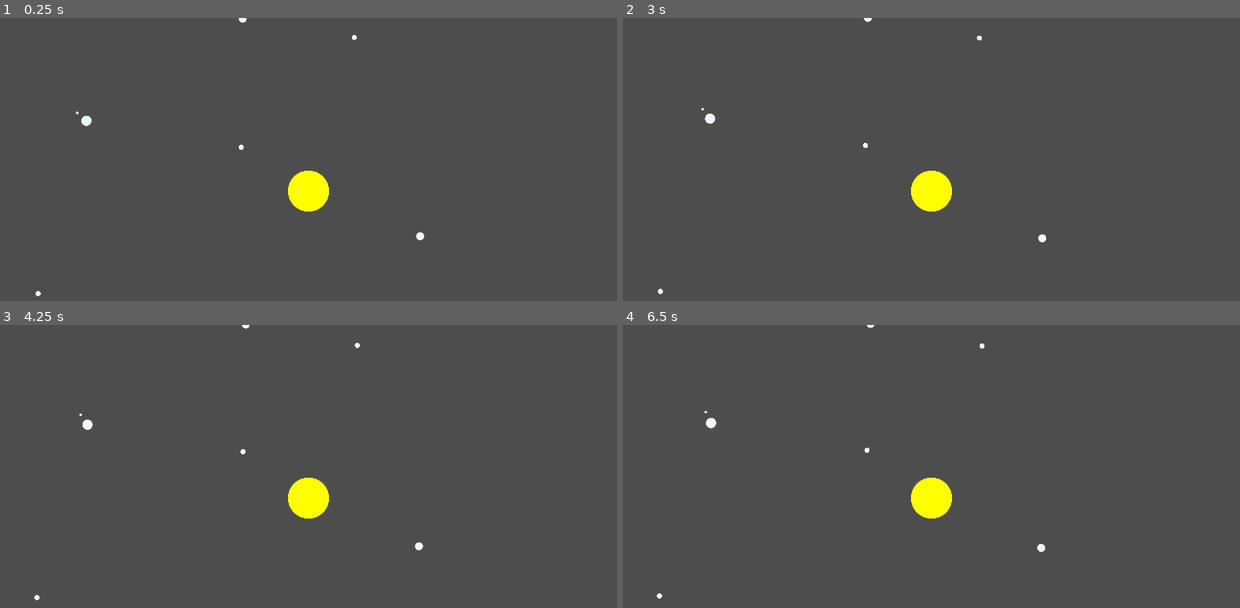
Above: before the commit, frames 1-4 (two rows, left to right).
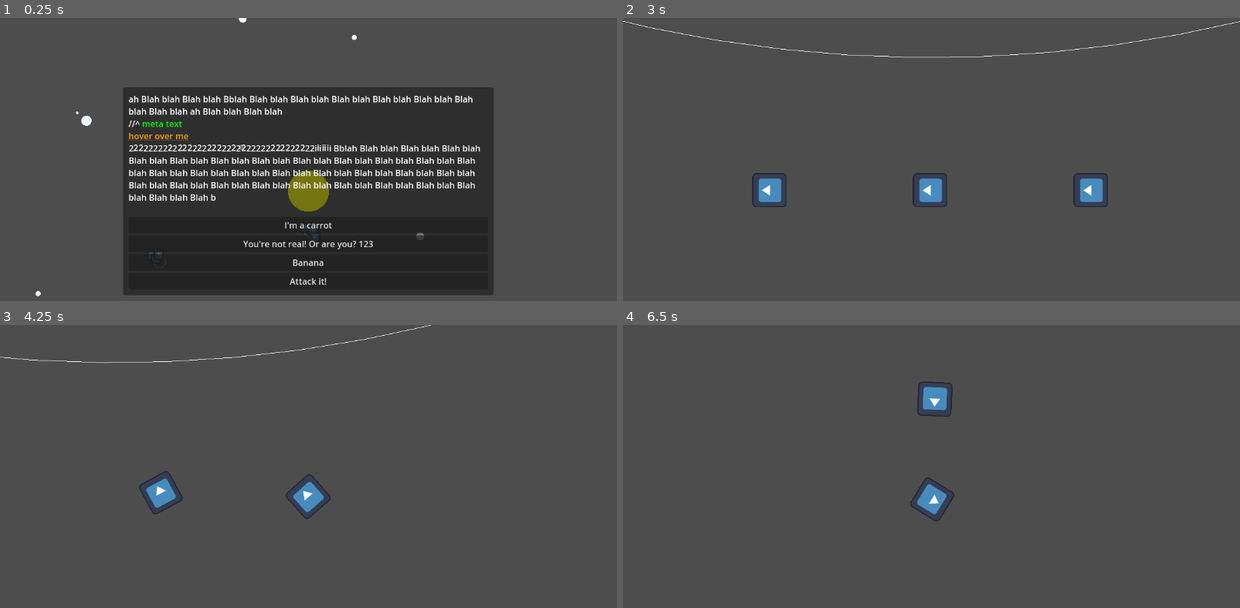
Above: after the commit, the same moments.

Repository: indubitablement2/eos
Game: Godot game, scene res://base/metascape.tscn
Same seed, same stepped clock (60 frames per second), same inputs: the game is played once before the commit and once after it. This scene is started directly instead of the project's main scene. The engine's default icon, where the game draws it, is replaced by a stand-in: a white triangle on a blue panel in a dark square.
Inputs (mouse positions are in pixels of both pictures, inside the frame that each line leads up to):
- Up to frame 1 (0.25 s): no input
- Up to frame 2 (3 s): click (931, 224) at 0.5 s, where only the run after the commit has a clickable "I'm a carrot"; click (931, 244) at 1.25 s, where only the run after the commit has a clickable "You're not real! Or are you? …"; click (931, 261) at 2 s, where only the run after the commit has a clickable "Banana"; click (931, 281) at 2.75 s, where only the run after the commit has a clickable "Attack it!"
- Up to frame 3 (4.25 s): tap Enter at 3.5 s; move the mouse to (444, 480) at 3.52 s; hold D (right) from 3.53 s (still down); tap C (control_ship) at 3.6 s
- Up to frame 4 (6.5 s): move the mouse to (808, 514) at 4.27 s; release D (right) at 4.28 s; hold S (backward) 4.28-5.03 s; tap Z (unlock_aim) at 4.35, 5.85 s; move the mouse to (993, 421) at 5.02 s; hold D (right) 5.03-5.78 s; tap C (control_ship) at 5.1 s; move the mouse to (900, 568) at 5.77 s; hold W (forward) from 5.78 s (still down)

The runs differ from the first frame. In frame 1, 42% of the frame differs, in the area x 20-80%, y 24-98%; in frame 2, 2.1%; in frame 3, 1.6%; in frame 4, 1.4%.
Error before the commit: Invalid call. Nonexistent function 'verify' in base 'Nil'. (res://core/global.gd:21)
Error after the commit: Invalid access to property or key '@Node@12:<Node#40365983008>' on a base object of type 'Array[BattlescapeTeam]'. (res://core/entity/ship_ai.gd:58)

Commit message:
events

Diff:
--- /dev/null
+++ b/_playground/pause_tree/pause_tree.tscn
@@ -0,0 +1,25 @@
+[gd_scene load_steps=2 format=3 uid="uid://c7pn41p6ncg70"]
+
+[sub_resource type="GDScript" id="GDScript_cmtyv"]
+script/source = "extends Node2D
+
+
+func _ready() -> void:
+	prints(name, \"_ready\")
+
+func _physics_process(_delta: float) -> void:
+	if name == \"1\":
+		get_tree().paused = true
+	prints(name, \"_physics_process\")
+"
+
+[node name="PauseTree" type="Node2D"]
+
+[node name="0" type="Node2D" parent="."]
+script = SubResource("GDScript_cmtyv")
+
+[node name="1" type="Node2D" parent="."]
+script = SubResource("GDScript_cmtyv")
+
+[node name="2" type="Node2D" parent="."]
+script = SubResource("GDScript_cmtyv")
--- a/base/metascape.tscn
+++ b/base/metascape.tscn
@@ -1,8 +1,7 @@
-[gd_scene load_steps=4 format=3 uid="uid://bt2iiwao62anh"]
+[gd_scene load_steps=3 format=3 uid="uid://bt2iiwao62anh"]
 
 [ext_resource type="Script" path="res://core/metascape/metascape.gd" id="1_ljdkx"]
 [ext_resource type="Script" path="res://core/metascape/metascape_body.gd" id="2_ys0gv"]
-[ext_resource type="Script" path="res://core/metascape/metascape_fleet.gd" id="3_a7det"]
 
 [node name="Metascape" type="Node2D"]
 script = ExtResource("1_ljdkx")
@@ -52,6 +51,3 @@
 distance = 3600.0
 period = 360.0
 radius = 32.0
-
-[node name="MetascapeFleet" type="Node2D" parent="."]
-script = ExtResource("3_a7det")
--- a/base/ship_data/TEST.tres
+++ b/base/ship_data/TEST.tres
@@ -7,4 +7,4 @@
 script = ExtResource("2_3k2sn")
 display_name = "aaa"
 description = "123123"
-scene = ExtResource("1_h4op8")
+entity_scene = ExtResource("1_h4op8")
--- a/core/battlescape/battlescape.gd
+++ b/core/battlescape/battlescape.gd
@@ -6,9 +6,10 @@
 ## Call finish to emit this.
 signal finished
 
-@export var battle_radius := 10000.0
+@export var battle_radius := 5000.0
 
 var player_team: BattlescapeTeam
+## In any order
 var teams: Array[BattlescapeTeam] = []
 var time := 0.0
 
@@ -56,8 +57,8 @@
 	add_child(BattlescapePlayer.new())
 
 func _exit_tree() -> void:
-	Battlescape.set_time_scale(1.0)
-	node = null
+	if node == self:
+		node = null
 
 func _physics_process(delta: float) -> void:
 	time += delta
--- a/core/battlescape/battlescape_player.gd
+++ b/core/battlescape/battlescape_player.gd
@@ -1,6 +1,7 @@
 extends Camera2D
 class_name BattlescapePlayer
 
+var control_first_ship := true
 static var unlock_aim := false
 static var hold_time := 0.2
 
@@ -36,6 +37,13 @@
 				_try_control_ship()
 
 func _physics_process(_delta: float) -> void:
+	if control_first_ship && !entity:
+		for spawned_entity: Entity in Battlescape.node.teams[0].spawned.values():
+			if !spawned_entity:
+				continue
+			set_entity(spawned_entity)
+			break
+
 	if !entity:
 		return
 
--- a/core/battlescape/battlescape_team.gd
+++ b/core/battlescape/battlescape_team.gd
@@ -62,6 +62,12 @@
 		_offset_perpendicular = 0.0
 		_offset_parallel = 0.0
 
+	if auto_entry:
+		for i in ships.size():
+			if !spawned.has(i):
+				spawn_ship(i)
+				break
+
 func spawn_ship(ship_save_idx: int) -> Entity:
 	var ship_save := ships[ship_save_idx]
 
@@ -71,7 +77,7 @@
 
 	spawned[ship_save_idx] = entity
 
-	entity.team = team
+	entity.team = self
 	entity.is_ally = is_ally
 
 	entity.rotation = entry_dir
--- a/core/entity/entity.gd
+++ b/core/entity/entity.gd
@@ -117,12 +117,12 @@
 	target = null
 
 ## Will set collision layer and mask.
-var team := 0:
+var team: BattlescapeTeam = null:
 	set = set_team
-func set_team(value: int) -> void:
+func set_team(value: BattlescapeTeam) -> void:
 	team = value
-	collision_layer <<= team * Battlescape.COLLISION_TEAM_BIT_SIZE
-	collision_mask = Battlescape.make_collision_mask(team, collision_mask)
+	collision_layer <<= team.team * Battlescape.COLLISION_TEAM_BIT_SIZE
+	collision_mask = Battlescape.make_collision_mask(team.team, collision_mask)
 var is_ally := false
 
 func _init() -> void:
@@ -130,6 +130,7 @@
 	custom_integrator = true
 	max_contacts_reported = 8
 	contact_monitor = true
+	center_of_mass_mode = RigidBody2D.CENTER_OF_MASS_MODE_CUSTOM
 	if entity_type == EntityType.SHIP:
 		var ai := ShipAI.new()
 		ai.name = "ShipAI"
--- a/core/entity/ship_ai.gd
+++ b/core/entity/ship_ai.gd
@@ -9,7 +9,7 @@
 	EXIT,
 	FLEE,
 }
-var state := ShipAiState.FIGHT
+var state := ShipAiState.ENTRY
 
 @onready var entity: Entity = get_parent()
 
@@ -35,6 +35,7 @@
 func _init() -> void:
 	process_priority = -1
 
+
 func _ready() -> void:
 	if entity.position.length() > Battlescape.node.battle_radius:
 		state = ShipAiState.ENTRY
@@ -46,14 +47,17 @@
 		Battlescape.set_time_scale(Battlescape.get_time_scale() / entity.time_scale)
 		entity.time_scale = 1.0
 
-	#var target := Vector2.ZERO
+
+	var target_position := entity.position
 
 	match state:
 		ShipAiState.ENTRY:
-			if entity.position.length_squared() < Battlescape.node.radius * Battlescape.node.radius:
+			if entity.position.length() < Battlescape.node.battle_radius:
 				state = ShipAiState.FIGHT
 			else:
-				pass
+				Battlescape.node.teams[entity.team]
+				entity.wish_linear_velocity_position(Vector2.ZERO)
+				entity.wish_angular_velocity_aim_smooth(Vector2.ZERO)
 		ShipAiState.EXIT:
 			pass
 		_:
--- a/core/global.gd
+++ b/core/global.gd
@@ -17,9 +17,9 @@
 			continue
 
 		for path in DirAccess.get_files_at(dir + "/ship_data"):
-			var ship_data := load(path) as ShipData
-			ship_data.verify()
-			ships[ship_data.scene.resource_path] = ship_data
+			var ship_data := load(dir + "/ship_data/" + path) as ShipData
+			ship_data._verify()
+			ships[ship_data.entity_scene.resource_path] = ship_data
 
 
 static func predict_position(
--- /dev/null
+++ b/core/metascape/event.tscn
@@ -0,0 +1,307 @@
+[gd_scene load_steps=2 format=3 uid="uid://ca2dqml4it87m"]
+
+[ext_resource type="Texture2D" uid="uid://dlinek54dbn17" path="res://icon.svg" id="1_36leq"]
+
+[node name="Event" type="PanelContainer"]
+process_mode = 3
+anchors_preset = -1
+anchor_left = 0.2
+anchor_top = 0.2
+anchor_right = 0.8
+anchor_bottom = 0.8
+grow_horizontal = 2
+grow_vertical = 0
+
+[node name="MarginContainer" type="MarginContainer" parent="."]
+layout_mode = 2
+theme_override_constants/margin_left = 10
+theme_override_constants/margin_top = 10
+theme_override_constants/margin_right = 10
+theme_override_constants/margin_bottom = 10
+
+[node name="HBoxContainer" type="HBoxContainer" parent="MarginContainer"]
+layout_mode = 2
+
+[node name="VBoxContainer" type="VBoxContainer" parent="MarginContainer/HBoxContainer"]
+layout_mode = 2
+size_flags_horizontal = 3
+
+[node name="Text" type="RichTextLabel" parent="MarginContainer/HBoxContainer/VBoxContainer"]
+unique_name_in_owner = true
+layout_mode = 2
+size_flags_horizontal = 3
+size_flags_vertical = 3
+bbcode_enabled = true
+text = "ah Blah blah Blah blah Bblah Blah blah Blah blah Blah blah Blah blah Blah blah Blah blah Blah blah ah Blah blah Blah blah
+//^ [color=green][url]meta text[/url][/color]
+[color=orange][hint=i'm a hint]hover over me[/hint][/color]
+[shake rate=20.0 level=5 connected=1]22222222222222222222222222222222222222iiiiiii[/shake] Bblah Blah blah Blah blah Blah blah Blah blah Blah blah Blah blah Blah blah Blah blah Blah blah Blah blah Blah blah Blah blah Blah blah Blah blah Blah blah Blah blah Blah blah Blah blah Blah blah Blah blah Blah blah Blah blah Blah blah Blah blah Blah blah Blah blah Blah blah Blah blah Blah blah Blah blah Blah b"
+fit_content = true
+scroll_active = false
+meta_underlined = false
+
+[node name="BG" type="TextureRect" parent="MarginContainer/HBoxContainer/VBoxContainer/Text"]
+modulate = Color(1, 1, 1, 0.27451)
+show_behind_parent = true
+layout_mode = 1
+anchors_preset = 15
+anchor_right = 1.0
+anchor_bottom = 1.0
+grow_horizontal = 2
+grow_vertical = 2
+stretch_mode = 6
+
+[node name="Choices" type="VBoxContainer" parent="MarginContainer/HBoxContainer/VBoxContainer"]
+unique_name_in_owner = true
+layout_mode = 2
+
+[node name="Button" type="Button" parent="MarginContainer/HBoxContainer/VBoxContainer/Choices"]
+layout_mode = 2
+text = "I'm a carrot"
+
+[node name="Button2" type="Button" parent="MarginContainer/HBoxContainer/VBoxContainer/Choices"]
+layout_mode = 2
+focus_mode = 0
+text = "You're not real! Or are you? 123"
+
+[node name="Button3" type="Button" parent="MarginContainer/HBoxContainer/VBoxContainer/Choices"]
+layout_mode = 2
+focus_mode = 0
+text = "Banana"
+
+[node name="ScrollContainer" type="ScrollContainer" parent="MarginContainer/HBoxContainer"]
+visible = false
+layout_mode = 2
+size_flags_horizontal = 3
+size_flags_stretch_ratio = 0.56
+horizontal_scroll_mode = 0
+
+[node name="GridContainer" type="GridContainer" parent="MarginContainer/HBoxContainer/ScrollContainer"]
+layout_mode = 2
+size_flags_horizontal = 3
+size_flags_stretch_ratio = 0.56
+columns = 4
+
+[node name="TextureRect" type="TextureRect" parent="MarginContainer/HBoxContainer/ScrollContainer/GridContainer"]
+layout_mode = 2
+size_flags_horizontal = 3
+texture = ExtResource("1_36leq")
+expand_mode = 4
+stretch_mode = 5
+
+[node name="TextureRect2" type="TextureRect" parent="MarginContainer/HBoxContainer/ScrollContainer/GridContainer"]
+layout_mode = 2
+size_flags_horizontal = 3
+texture = ExtResource("1_36leq")
+expand_mode = 4
+stretch_mode = 5
+
+[node name="TextureRect3" type="TextureRect" parent="MarginContainer/HBoxContainer/ScrollContainer/GridContainer"]
+layout_mode = 2
+size_flags_horizontal = 3
+texture = ExtResource("1_36leq")
+expand_mode = 4
+stretch_mode = 5
+
+[node name="TextureRect4" type="TextureRect" parent="MarginContainer/HBoxContainer/ScrollContainer/GridContainer"]
+layout_mode = 2
+size_flags_horizontal = 3
+texture = ExtResource("1_36leq")
+expand_mode = 4
+stretch_mode = 5
+
+[node name="TextureRect5" type="TextureRect" parent="MarginContainer/HBoxContainer/ScrollContainer/GridContainer"]
+layout_mode = 2
+size_flags_horizontal = 3
+texture = ExtResource("1_36leq")
+expand_mode = 4
+stretch_mode = 5
+
+[node name="TextureRect6" type="TextureRect" parent="MarginContainer/HBoxContainer/ScrollContainer/GridContainer"]
+layout_mode = 2
+size_flags_horizontal = 3
+texture = ExtResource("1_36leq")
+expand_mode = 4
+stretch_mode = 5
+
+[node name="TextureRect7" type="TextureRect" parent="MarginContainer/HBoxContainer/ScrollContainer/GridContainer"]
+layout_mode = 2
+size_flags_horizontal = 3
+texture = ExtResource("1_36leq")
+expand_mode = 4
+stretch_mode = 5
+
+[node name="TextureRect8" type="TextureRect" parent="MarginContainer/HBoxContainer/ScrollContainer/GridContainer"]
+layout_mode = 2
+size_flags_horizontal = 3
+texture = ExtResource("1_36leq")
+expand_mode = 4
+stretch_mode = 5
+
+[node name="TextureRect9" type="TextureRect" parent="MarginContainer/HBoxContainer/ScrollContainer/GridContainer"]
+layout_mode = 2
+size_flags_horizontal = 3
+texture = ExtResource("1_36leq")
+expand_mode = 4
+stretch_mode = 5
+
+[node name="TextureRect10" type="TextureRect" parent="MarginContainer/HBoxContainer/ScrollContainer/GridContainer"]
+layout_mode = 2
+size_flags_horizontal = 3
+texture = ExtResource("1_36leq")
+expand_mode = 4
+stretch_mode = 5
+
+[node name="TextureRect11" type="TextureRect" parent="MarginContainer/HBoxContainer/ScrollContainer/GridContainer"]
+layout_mode = 2
+size_flags_horizontal = 3
+texture = ExtResource("1_36leq")
+expand_mode = 4
+stretch_mode = 5
+
+[node name="TextureRect12" type="TextureRect" parent="MarginContainer/HBoxContainer/ScrollContainer/GridContainer"]
+layout_mode = 2
+size_flags_horizontal = 3
+texture = ExtResource("1_36leq")
+expand_mode = 4
+stretch_mode = 5
+
+[node name="TextureRect13" type="TextureRect" parent="MarginContainer/HBoxContainer/ScrollContainer/GridContainer"]
+layout_mode = 2
+size_flags_horizontal = 3
+texture = ExtResource("1_36leq")
+expand_mode = 4
+stretch_mode = 5
+
+[node name="TextureRect14" type="TextureRect" parent="MarginContainer/HBoxContainer/ScrollContainer/GridContainer"]
+layout_mode = 2
+size_flags_horizontal = 3
+texture = ExtResource("1_36leq")
+expand_mode = 4
+stretch_mode = 5
+
+[node name="TextureRect15" type="TextureRect" parent="MarginContainer/HBoxContainer/ScrollContainer/GridContainer"]
+layout_mode = 2
+size_flags_horizontal = 3
+texture = ExtResource("1_36leq")
+expand_mode = 4
+stretch_mode = 5
+
+[node name="TextureRect16" type="TextureRect" parent="MarginContainer/HBoxContainer/ScrollContainer/GridContainer"]
+layout_mode = 2
+size_flags_horizontal = 3
+texture = ExtResource("1_36leq")
+expand_mode = 4
+stretch_mode = 5
+
+[node name="TextureRect17" type="TextureRect" parent="MarginContainer/HBoxContainer/ScrollContainer/GridContainer"]
+layout_mode = 2
+size_flags_horizontal = 3
+texture = ExtResource("1_36leq")
+expand_mode = 4
+stretch_mode = 5
+
+[node name="TextureRect18" type="TextureRect" parent="MarginContainer/HBoxContainer/ScrollContainer/GridContainer"]
+layout_mode = 2
+size_flags_horizontal = 3
+texture = ExtResource("1_36leq")
+expand_mode = 4
+stretch_mode = 5
+
+[node name="TextureRect19" type="TextureRect" parent="MarginContainer/HBoxContainer/ScrollContainer/GridContainer"]
+layout_mode = 2
+size_flags_horizontal = 3
+texture = ExtResource("1_36leq")
+expand_mode = 4
+stretch_mode = 5
+
+[node name="TextureRect20" type="TextureRect" parent="MarginContainer/HBoxContainer/ScrollContainer/GridContainer"]
+layout_mode = 2
+size_flags_horizontal = 3
+texture = ExtResource("1_36leq")
+expand_mode = 4
+stretch_mode = 5
+
+[node name="TextureRect21" type="TextureRect" parent="MarginContainer/HBoxContainer/ScrollContainer/GridContainer"]
+layout_mode = 2
+size_flags_horizontal = 3
+texture = ExtResource("1_36leq")
+expand_mode = 4
+stretch_mode = 5
+
+[node name="TextureRect22" type="TextureRect" parent="MarginContainer/HBoxContainer/ScrollContainer/GridContainer"]
+layout_mode = 2
+size_flags_horizontal = 3
+texture = ExtResource("1_36leq")
+expand_mode = 4
+stretch_mode = 5
+
+[node name="TextureRect23" type="TextureRect" parent="MarginContainer/HBoxContainer/ScrollContainer/GridContainer"]
+layout_mode = 2
+size_flags_horizontal = 3
+texture = ExtResource("1_36leq")
+expand_mode = 4
+stretch_mode = 5
+
+[node name="TextureRect24" type="TextureRect" parent="MarginContainer/HBoxContainer/ScrollContainer/GridContainer"]
+layout_mode = 2
+size_flags_horizontal = 3
+texture = ExtResource("1_36leq")
+expand_mode = 4
+stretch_mode = 5
+
+[node name="TextureRect25" type="TextureRect" parent="MarginContainer/HBoxContainer/ScrollContainer/GridContainer"]
+layout_mode = 2
+size_flags_horizontal = 3
+texture = ExtResource("1_36leq")
+expand_mode = 4
+stretch_mode = 5
+
+[node name="TextureRect26" type="TextureRect" parent="MarginContainer/HBoxContainer/ScrollContainer/GridContainer"]
+layout_mode = 2
+size_flags_horizontal = 3
+texture = ExtResource("1_36leq")
+expand_mode = 4
+stretch_mode = 5
+
+[node name="TextureRect27" type="TextureRect" parent="MarginContainer/HBoxContainer/ScrollContainer/GridContainer"]
+layout_mode = 2
+size_flags_horizontal = 3
+texture = ExtResource("1_36leq")
+expand_mode = 4
+stretch_mode = 5
+
+[node name="TextureRect28" type="TextureRect" parent="MarginContainer/HBoxContainer/ScrollContainer/GridContainer"]
+layout_mode = 2
+size_flags_horizontal = 3
+texture = ExtResource("1_36leq")
+expand_mode = 4
+stretch_mode = 5
+
+[node name="TextureRect29" type="TextureRect" parent="MarginContainer/HBoxContainer/ScrollContainer/GridContainer"]
+layout_mode = 2
+size_flags_horizontal = 3
+texture = ExtResource("1_36leq")
+expand_mode = 4
+stretch_mode = 5
+
+[node name="TextureRect30" type="TextureRect" parent="MarginContainer/HBoxContainer/ScrollContainer/GridContainer"]
+layout_mode = 2
+size_flags_horizontal = 3
+texture = ExtResource("1_36leq")
+expand_mode = 4
+stretch_mode = 5
+
+[node name="TextureRect31" type="TextureRect" parent="MarginContainer/HBoxContainer/ScrollContainer/GridContainer"]
+layout_mode = 2
+size_flags_horizontal = 3
+texture = ExtResource("1_36leq")
+expand_mode = 4
+stretch_mode = 5
+
+[node name="TextureRect32" type="TextureRect" parent="MarginContainer/HBoxContainer/ScrollContainer/GridContainer"]
+layout_mode = 2
+size_flags_horizontal = 3
+texture = ExtResource("1_36leq")
+expand_mode = 4
+stretch_mode = 5
--- /dev/null
+++ b/core/metascape/event_engage_fleet.tscn
@@ -0,0 +1,49 @@
+[gd_scene load_steps=3 format=3 uid="uid://2wrqpde2h2om"]
+
+[ext_resource type="PackedScene" uid="uid://ca2dqml4it87m" path="res://core/metascape/event.tscn" id="1_bmekl"]
+
+[sub_resource type="GDScript" id="GDScript_bkaks"]
+script/source = "extends PanelContainer
+
+var player_fleet: MetascapeFleet
+var other_fleet: MetascapeFleet
+
+func setup(player_fleet_path: String, other_fleet_path: String) -> void:
+	player_fleet = Metascape.node.get_node(player_fleet_path)
+	other_fleet = Metascape.node.get_node(other_fleet_path)
+
+	if !player_fleet || !other_fleet:
+		push_error(\"fleet not found\")
+		queue_free()
+
+	var attack_button := Button.new()
+	attack_button.text = \"Attack it!\"
+	attack_button.pressed.connect(_on_attack_pressed)
+	$%Choices.add_child(attack_button)
+
+func _on_attack_pressed() -> void:
+	var battlescape := Battlescape.new()
+	battlescape.finished.connect(_on_battlescape_finished)
+
+	var player_team := BattlescapeTeam.new()
+	player_team.ships = player_fleet.ships
+	player_team.team = 0
+	player_team.auto_entry = true
+	battlescape.add_child(player_team)
+
+	var other_team := BattlescapeTeam.new()
+	other_team.ships = other_fleet.ships
+	other_team.team = 1
+	other_team.auto_entry = true
+	battlescape.add_child(other_team)
+
+	Metascape.start_battlescape(battlescape)
+
+func _on_battlescape_finished() -> void:
+	player_fleet.update_ships(true)
+	other_fleet.update_ships(true)
+	queue_free()
+"
+
+[node name="EventEngageFleet" instance=ExtResource("1_bmekl")]
+script = SubResource("GDScript_bkaks")
--- a/core/metascape/metascape.gd
+++ b/core/metascape/metascape.gd
@@ -1,28 +1,85 @@
 extends Node2D
 class_name Metascape
 
-static var time: float
+static var node: Metascape
 
 @export var radius: float
 
+static var time: float
+var event_popup_canvas_layer: CanvasLayer
+
+var _event_popup_queue: Array[Array] = []
+
 
 func _ready() -> void:
+	assert(!node)
+	node = self
+
 	time = 1000.0
 
+	event_popup_canvas_layer = CanvasLayer.new()
+	event_popup_canvas_layer.name = "EventPopupCanvasLayer"
+	add_child(event_popup_canvas_layer)
+
+	add_child(load("res://core/metascape/metascape_pauser.tscn").instantiate())
+
+	var ships: Array[ShipSave] = []
+	for i in 3:
+		var ship_save := ShipSave.new()
+		ship_save.entity_scene = Global.ships.values().pick_random().entity_scene
+		ships.push_back(ship_save)
+
+	var player_fleet := MetascapeFleet.new()
+	player_fleet.ships = ships.duplicate()
+	player_fleet.position = Vector2(randf_range(-3000, 3000), randf_range(-3000, 3000))
+	player_fleet.is_player_owned = true
+	add_child(player_fleet)
+
+	var other_fleet := MetascapeFleet.new()
+	other_fleet.ships = ships.duplicate()
+	other_fleet.position = Vector2(randf_range(-3000, 3000), randf_range(-3000, 3000))
+	add_child(other_fleet)
+
+	Metascape.queue_event_popup("res://core/metascape/event_engage_fleet.tscn", {&"setup" : [player_fleet.name, other_fleet.name]})
+
 func _exit_tree() -> void:
-	Metascape.set_time_scale(1.0)
+	Engine.time_scale = 1.0
 
 func _physics_process(delta: float) -> void:
 	time += delta
+
+	if event_popup_canvas_layer.get_child_count() == 0 && !_event_popup_queue.is_empty():
+		var arr = _event_popup_queue.pop_front()
+		var event = load(arr[0]).instantiate()
+		for c in arr[1].keys():
+			event.callv(c, arr[1][c])
+		event_popup_canvas_layer.add_child(event)
 
 func _draw() -> void:
 	draw_circle(Vector2.ZERO, radius, Color.YELLOW)
 
 
-static func set_time_scale(value: float) -> void:
-	if is_equal_approx(value, 1.0):
-		value = 1.0
-	Engine.time_scale = value
+static func start_battlescape(battlescape: Battlescape) -> void:
+	if Battlescape.node:
+		push_error("Can't start Battlescape when one is already running")
+		battlescape.queue_free()
+		return
+
+	Engine.time_scale = 1.0
+	node.get_parent().add_child(battlescape)
+	Battlescape.node.finished.connect(node._on_battlescape_finished)
+	node.get_parent().remove_child(node)
+
+func _on_battlescape_finished() -> void:
+	Battlescape.node.get_parent().add_child(self)
+	Battlescape.node.queue_free()
+	Engine.time_scale = 1.0
+
+
+## calls is a dictionary where the key is a method name (StringName)
+## and its value is an array which will be used as the params for callv.
+static func queue_event_popup(scene_path: String, calls := {}) -> void:
+	node._event_popup_queue.push_back([scene_path, calls])
 
 
 static func get_current_orbit_position(period: float, distance: float) -> Vector2:
--- a/core/metascape/metascape_fleet.gd
+++ b/core/metascape/metascape_fleet.gd
@@ -56,7 +56,14 @@
 
 	position += velocity * delta
 
+func _draw() -> void:
+	draw_arc(Vector2.ZERO, 80.0, 0.0, INF, 32, Color.ALICE_BLUE)
+
 func update_ships(with_explosion := false) -> void:
+	if ships.is_empty():
+		queue_free()
+		return
+
 	var old_ships_sprite = _ships_sprite
 	_ships_sprite = {}
 
@@ -78,3 +85,5 @@
 	# TODO: Derive movement stats
 	velocity_max = 200.0
 	acceleration = 200.0
+
+	queue_redraw()
--- /dev/null
+++ b/core/metascape/metascape_pauser.tscn
@@ -0,0 +1,39 @@
+[gd_scene load_steps=2 format=3 uid="uid://cqh0sub4ak8i0"]
+
+[sub_resource type="GDScript" id="GDScript_5hwmm"]
+script/source = "extends CanvasLayer
+
+func _unhandled_key_input(event: InputEvent) -> void:
+	if event.is_action_pressed(\"pause\"):
+		if Metascape.node.event_popup_canvas_layer.get_child_count() == 0:
+			get_tree().paused = !get_tree().paused
+
+func _physics_process(_delta: float) -> void:
+	if Metascape.node.event_popup_canvas_layer.get_child_count() > 1:
+		get_tree().paused = true
+		hide()
+	elif get_tree().paused:
+		show()
+	else:
+		hide()
+"
+
+[node name="MetascapePauser" type="CanvasLayer"]
+process_mode = 3
+layer = 5
+script = SubResource("GDScript_5hwmm")
+
+[node name="Label" type="Label" parent="."]
+anchors_preset = -1
+anchor_left = 0.5
+anchor_top = 0.6
+anchor_right = 0.5
+anchor_bottom = 0.6
+offset_left = -31.0
+offset_top = -11.5
+offset_right = 31.0
+offset_bottom = 11.5
+grow_horizontal = 2
+grow_vertical = 2
+text = "PAUSED"
+horizontal_alignment = 1
--- a/core/scenario/scenario.gd
+++ /dev/null
@@ -1,12 +0,0 @@
-extends Resource
-class_name Scenario
-
-enum ScenarioDifficultyString {
-	UNKNOWN,
-	EASY,
-	NORMAL,
-	BANANA,
-}
-@export var difficulty := ScenarioDifficultyString.UNKNOWN
-
-@export var battle_scene: PackedScene
--- a/core/ship_data.gd
+++ b/core/ship_data.gd
@@ -5,13 +5,13 @@
 
 @export var display_name: String
 @export_multiline var description: String
-@export var scene: PackedScene
+@export var entity_scene: PackedScene
 ## Leaving null will take the texture from a node named Sprite2D from the entity scene.
 @export var display_sprite: Texture2D
 
 
 func _verify() -> void:
 	if !display_sprite:
-		var entity := scene.instantiate()
+		var entity := entity_scene.instantiate()
 		display_sprite = entity.get_node("Sprite2D").texture
 		entity.queue_free()
--- a/project.godot
+++ b/project.godot
@@ -51,6 +51,11 @@
 "events": [Object(InputEventKey,"resource_local_to_scene":false,"resource_name":"","device":-1,"window_id":0,"alt_pressed":false,"shift_pressed":false,"ctrl_pressed":false,"meta_pressed":false,"pressed":false,"keycode":0,"physical_keycode":67,"key_label":0,"unicode":99,"echo":false,"script":null)
 ]
 }
+pause={
+"deadzone": 0.5,
+"events": [Object(InputEventKey,"resource_local_to_scene":false,"resource_name":"","device":-1,"window_id":0,"alt_pressed":false,"shift_pressed":false,"ctrl_pressed":false,"meta_pressed":false,"pressed":false,"keycode":0,"physical_keycode":32,"key_label":0,"unicode":32,"echo":false,"script":null)
+]
+}
 
 [layer_names]
 
